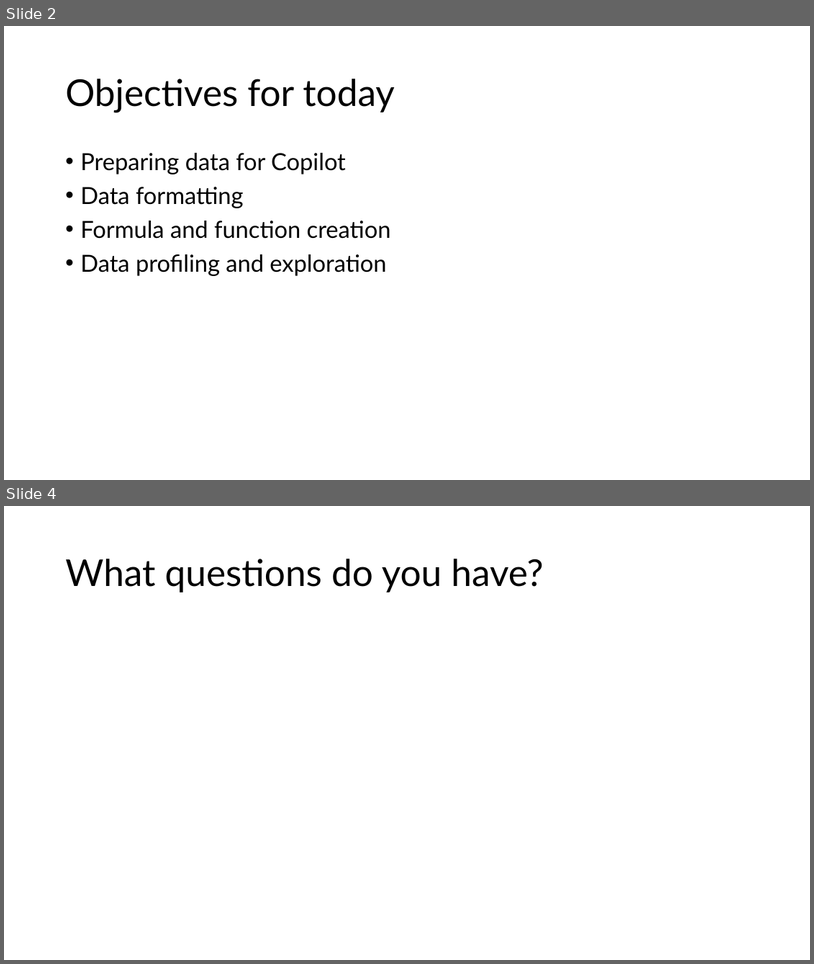
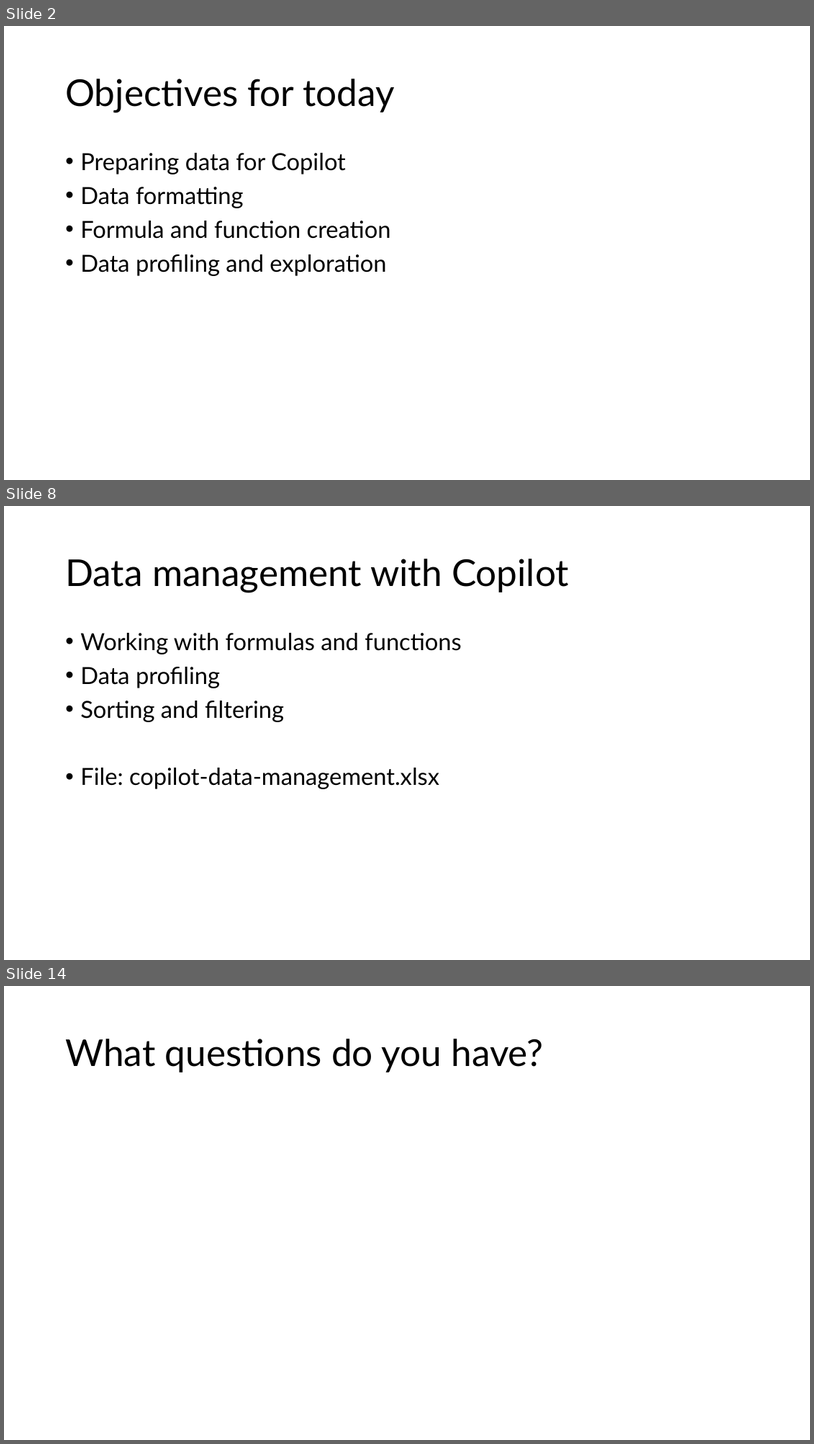
Before and after one commit to stringfestdata/complianceiq-intro-to-copilot-in-excel, a slide deck: complianceiq-intro-to-copilot-in-excel.pptx. Shown one above the other, each under a label of ours: slides 2 and 4 before the commit, slides 2, 8 and 14 after it; the slides between them are not shown. The pictures are 814x964 and 814x1444 pixels, drawn with LibreOffice and Linux fonts; fonts in the diff are those of the drawing. Boxes give left, top, right and bottom in pixels: in the first picture for what was removed or moved away, otherwise in the second. Text is boxed around its words. In the diff, an @@ line names an element or a change of style, - is before the commit and + after.

```diff
--- a/complianceiq-intro-to-copilot-in-excel.pptx
+++ b/complianceiq-intro-to-copilot-in-excel.pptx
@@ slide 8 added at box(4, 506, 810, 960), background #FFFFFF @@
@@ title added at box(65, 559, 569, 592), 44 pt, text #000000 @@
+Data management with Copilot
@@ text added at box(80, 633, 461, 789), 28 pt, text #000000 @@
+• Working with formulas and functions
+• Data profiling
+• Sorting and filtering
+• File: copilot-data-management.xlsx
@@ what was slide 4 is now slide 14 @@
```
Also in this commit, not shown: 10 other slides added, 1 slide removed, 13 other files.
